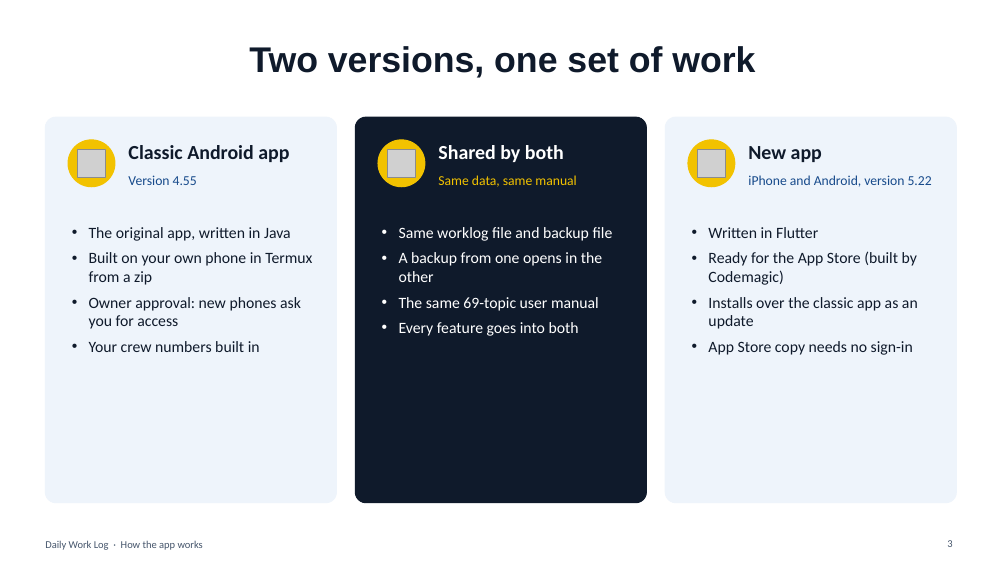
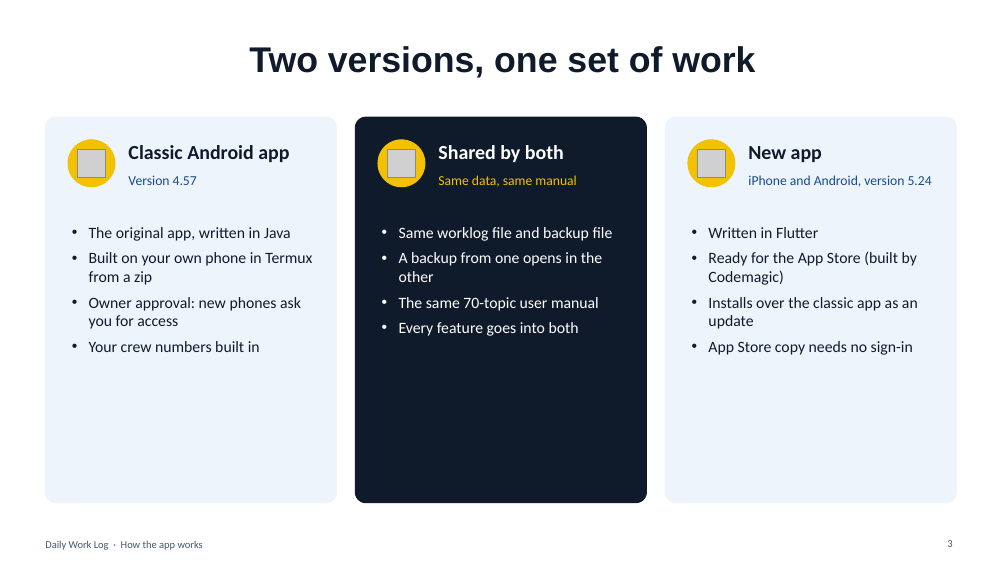
Before and after one commit to tannerjtibbetts-bit/dailyworklog, a slide deck: slide 3 of presentation/Daily Work Log - App Overview.pptx. Drawn at 1008x567 pixels with LibreOffice and Linux fonts; fonts in the diff are those of the drawing; grey boxes stand for pictures. Boxes give left, top, right and bottom in pixels: in the first picture for what was removed or moved away, otherwise in the second. Text is boxed around its words. In the diff, an @@ line names an element or a change of style, - is before the commit and + after.

```diff
--- a/presentation/Daily Work Log - App Overview.pptx
+++ b/presentation/Daily Work Log - App Overview.pptx
@@ text at bbox=[128, 175, 197, 185]: text changed @@
-Version 4.55
+Version 4.57
@@ text at bbox=[748, 175, 932, 187]: text changed @@
-iPhone and Android, version 5.22
+iPhone and Android, version 5.24
@@ text at bbox=[399, 297, 599, 311]: text changed @@
-• The same 69-topic user manual
+• The same 70-topic user manual
```
Also in this commit, not shown: 5 other slides changed, 2 slides added, 1 other file.
